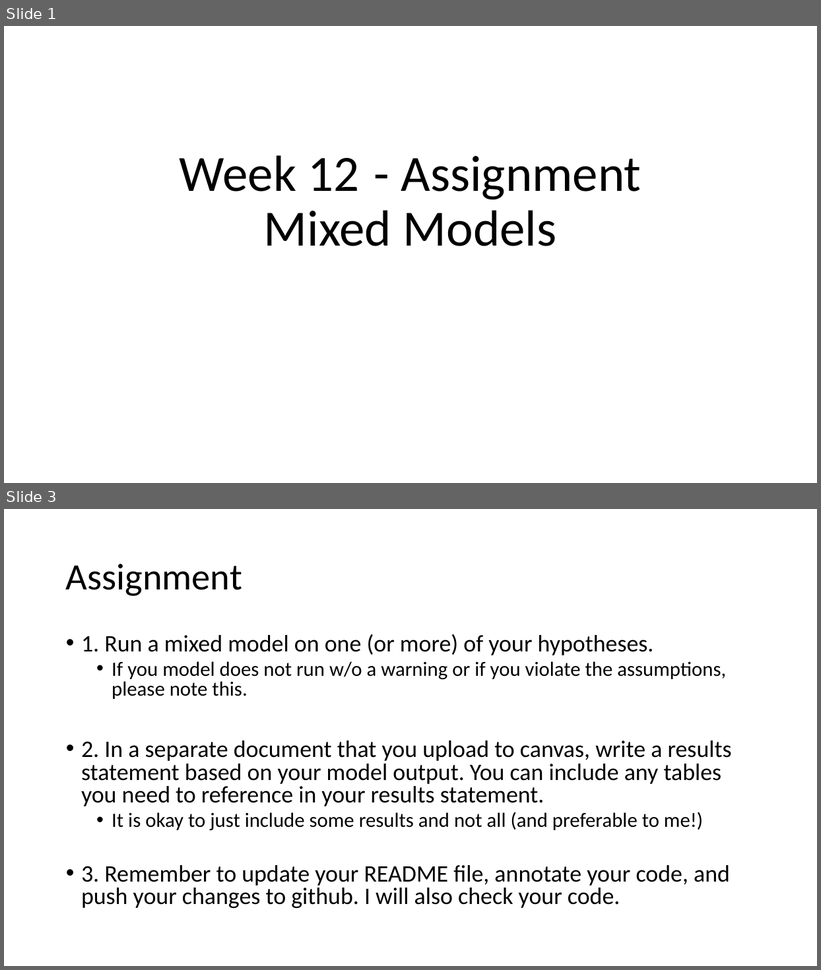
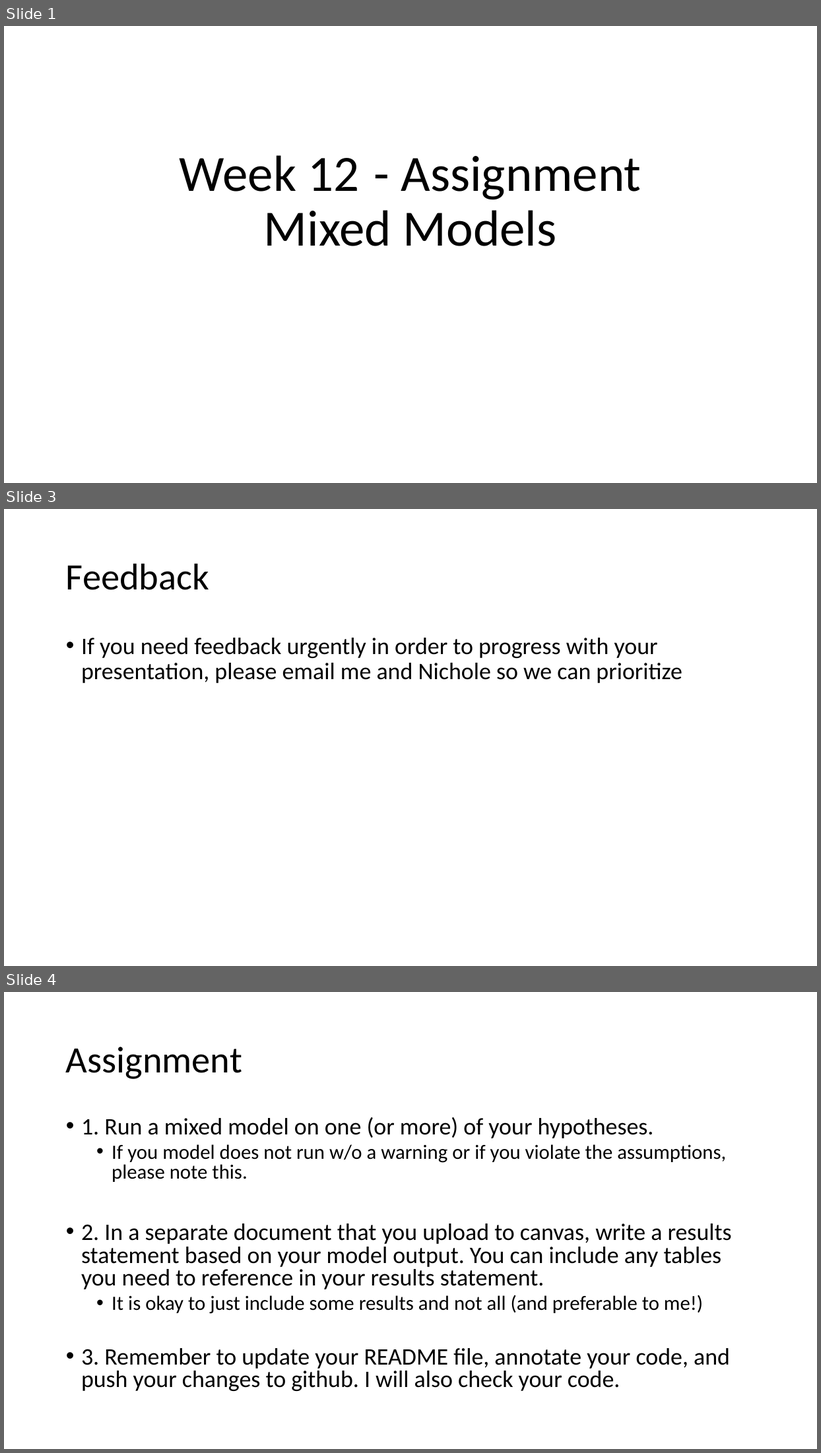
Before and after one commit to VTQuantMethodsEEB/klangwig, a slide deck: lectures/week_12_mixed_models/ex12_assignment.pptx. Shown one above the other, each under a label of ours: slides 1 and 3 before the commit, slides 1, 3 and 4 after it; the slides between them are not shown. The pictures are 821x970 and 821x1453 pixels, drawn with LibreOffice and Linux fonts; fonts in the diff are those of the drawing. Boxes give left, top, right and bottom in pixels: in the first picture for what was removed or moved away, otherwise in the second. Text is boxed around its words. In the diff, an @@ line names an element or a change of style, - is before the commit and + after.

```diff
--- a/lectures/week_12_mixed_models/ex12_assignment.pptx
+++ b/lectures/week_12_mixed_models/ex12_assignment.pptx
@@ slide 3 added at box(4, 509, 817, 966), background #FFFFFF @@
@@ title added at box(66, 563, 209, 590), 44 pt, text #000000 @@
+Feedback
@@ text added at box(81, 638, 682, 683), 28 pt, text #000000 @@
+• If you need feedback urgently in order to progress with your presentation, please email me and Nichole so we can prioritize
@@ what was slide 3 is now slide 4 @@
```
Also in this commit, not shown: 1 slide changed, 1 other file.
